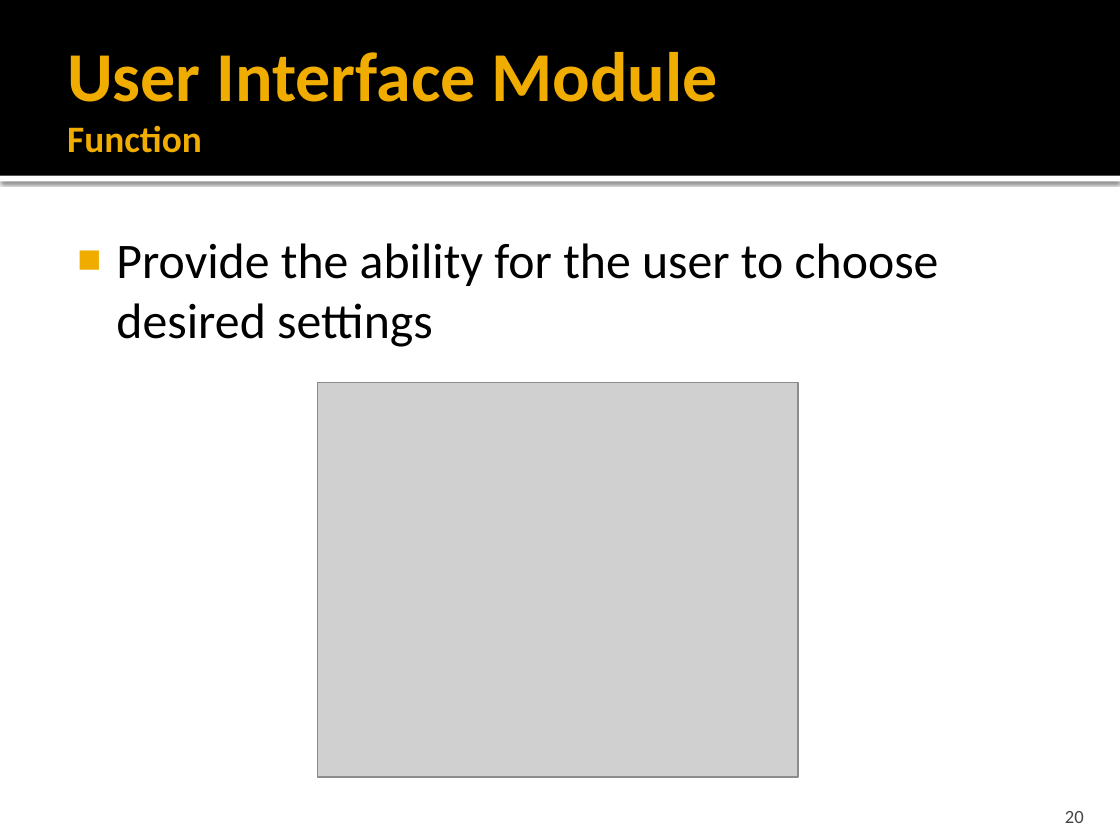
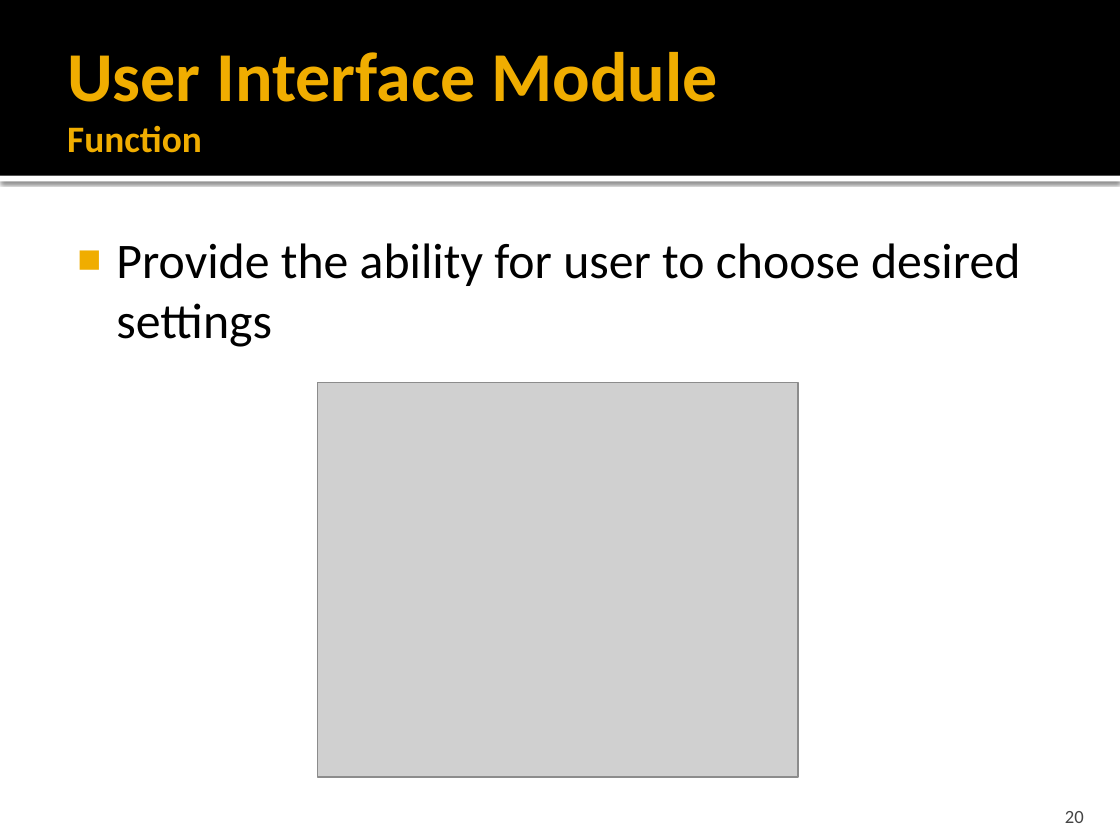
Before and after one commit to idxExtropy/duel-reality, a slide deck: slide 20 of Docs/DUEL REALITY .pptx. Drawn at 1120x840 pixels with LibreOffice and Linux fonts; fonts in the diff are those of the drawing; grey boxes stand for pictures. Boxes give left, top, right and bottom in pixels: in the first picture for what was removed or moved away, otherwise in the second. Text is boxed around its words. In the diff, an @@ line names an element or a change of style, - is before the commit and + after.

```diff
--- a/Docs/DUEL REALITY .pptx
+++ b/Docs/DUEL REALITY .pptx
@@ text at (x1=116, y1=243, x2=1020, y2=347): text changed @@
-■ Provide the ability for the user to choose desired settings
+■ Provide the ability for user to choose desired settings
```
Also in this commit, not shown: 4 other slides changed, 2 slides added.
